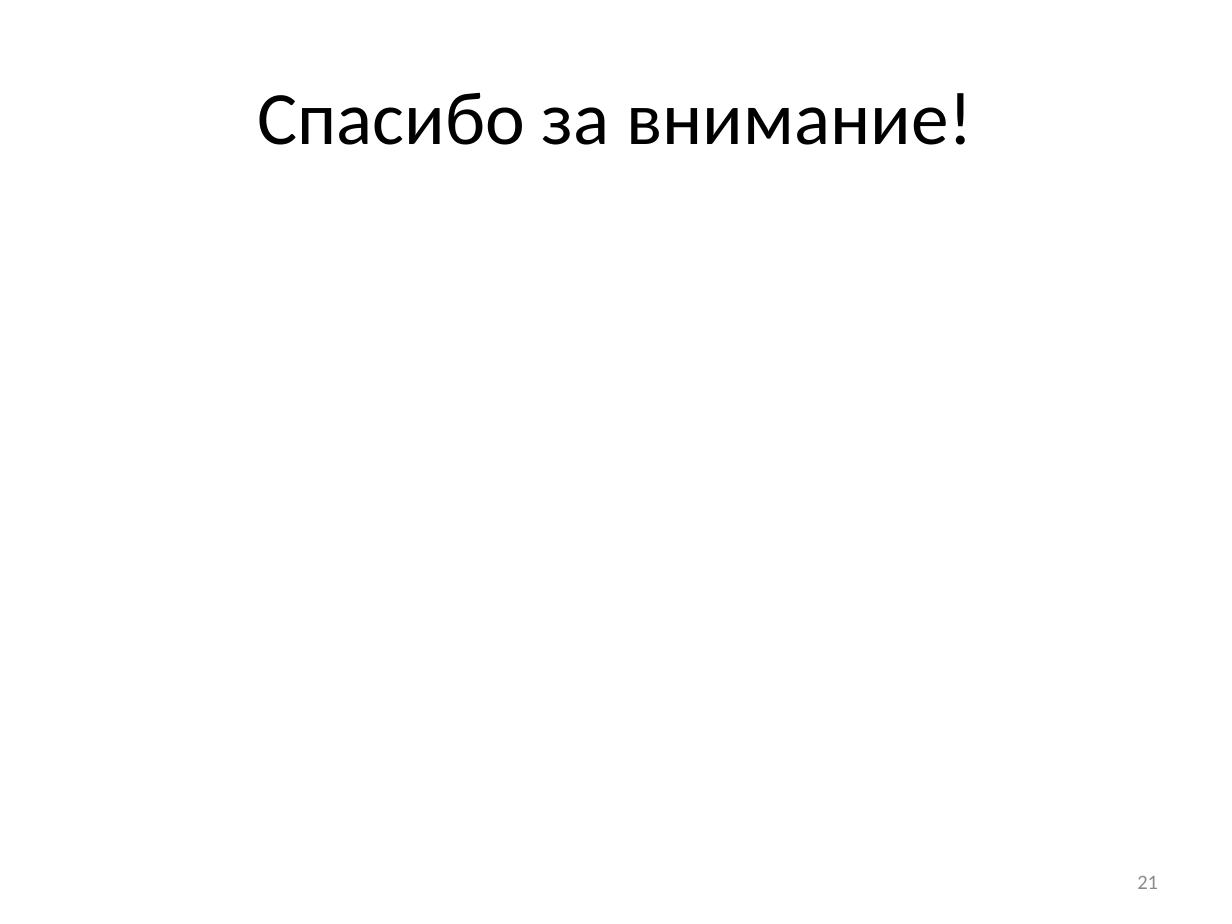
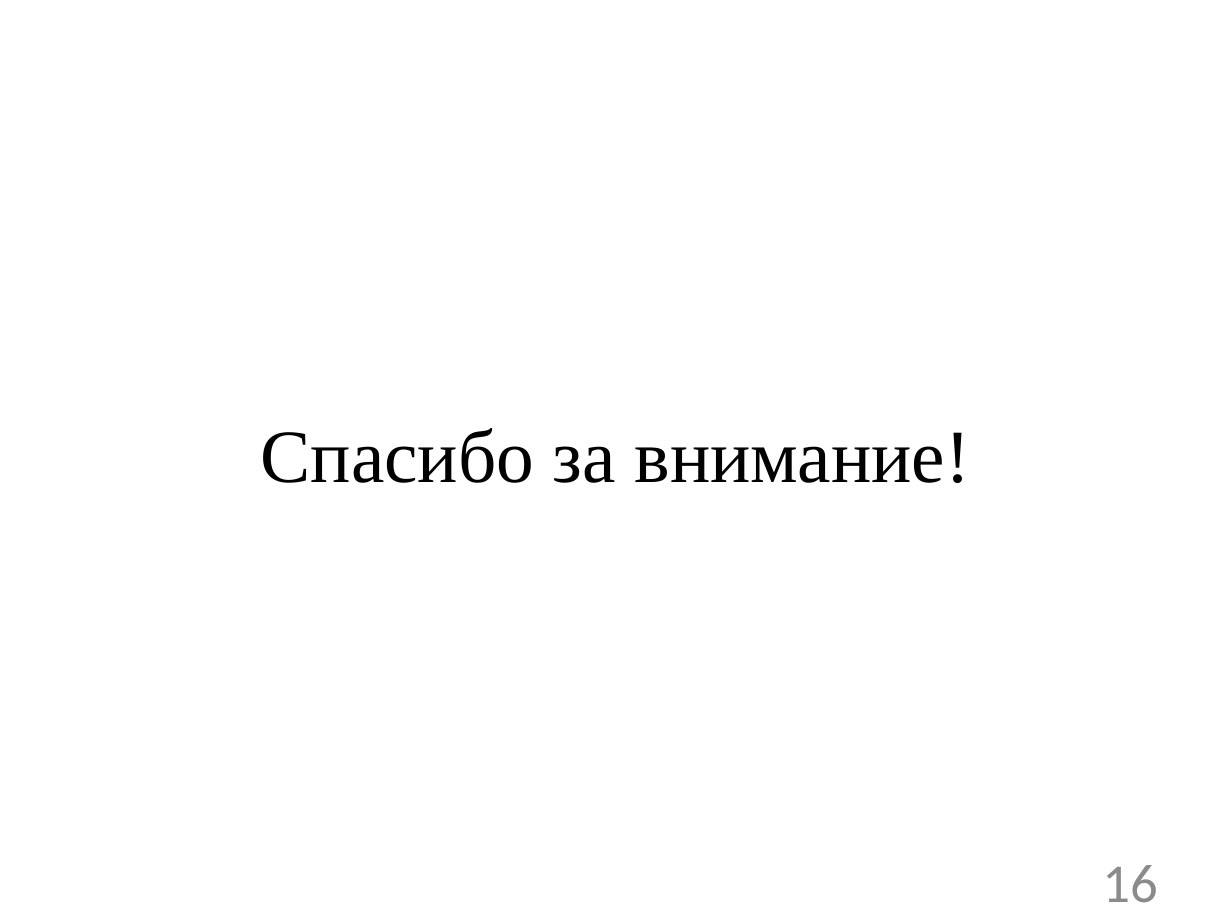
Before and after one commit to geo2tag/geocube, a slide deck: slide 16 of Диплом презентация.pptx (slide 21 before the commit). Drawn at 1232x924 pixels with LibreOffice and Linux fonts; fonts in the diff are those of the drawing. Boxes give left, top, right and bottom in pixels: in the first picture for what was removed or moved away, otherwise in the second. Text is boxed around its words. In the diff, an @@ line names an element or a change of style, - is before the commit and + after.

```diff
--- a/Диплом презентация.pptx
+++ b/Диплом презентация.pptx
@@ title "Спасибо за внимание!": place and size @@
-title "Спасибо за внимание!" at box(257, 92, 974, 145)
+title "Спасибо за внимание!" at box(261, 428, 971, 483)
@@ title "Спасибо за внимание!" at box(261, 428, 971, 483): font Calibri to Times New Roman @@
@@ page number at box(1102, 865, 1157, 903): text changed; size 12 to 32 pt @@
-21
+16
```
Also in this commit, not shown: 6 other slides changed, 9 slides added, 14 slides removed.
